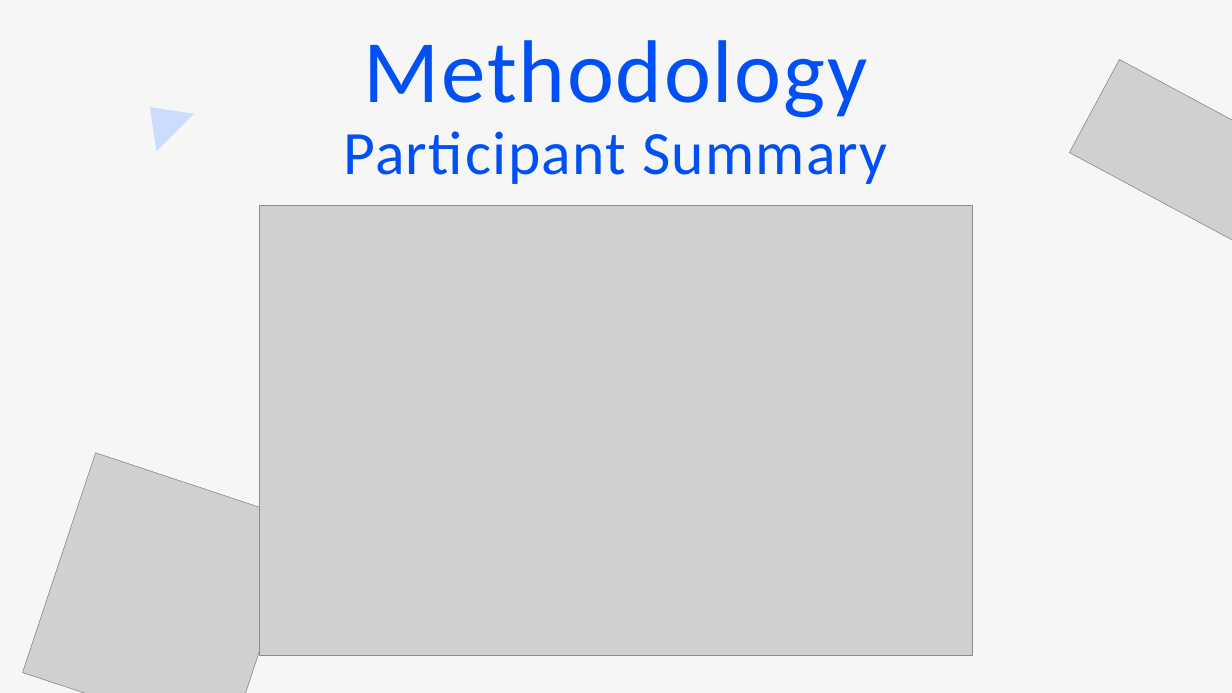
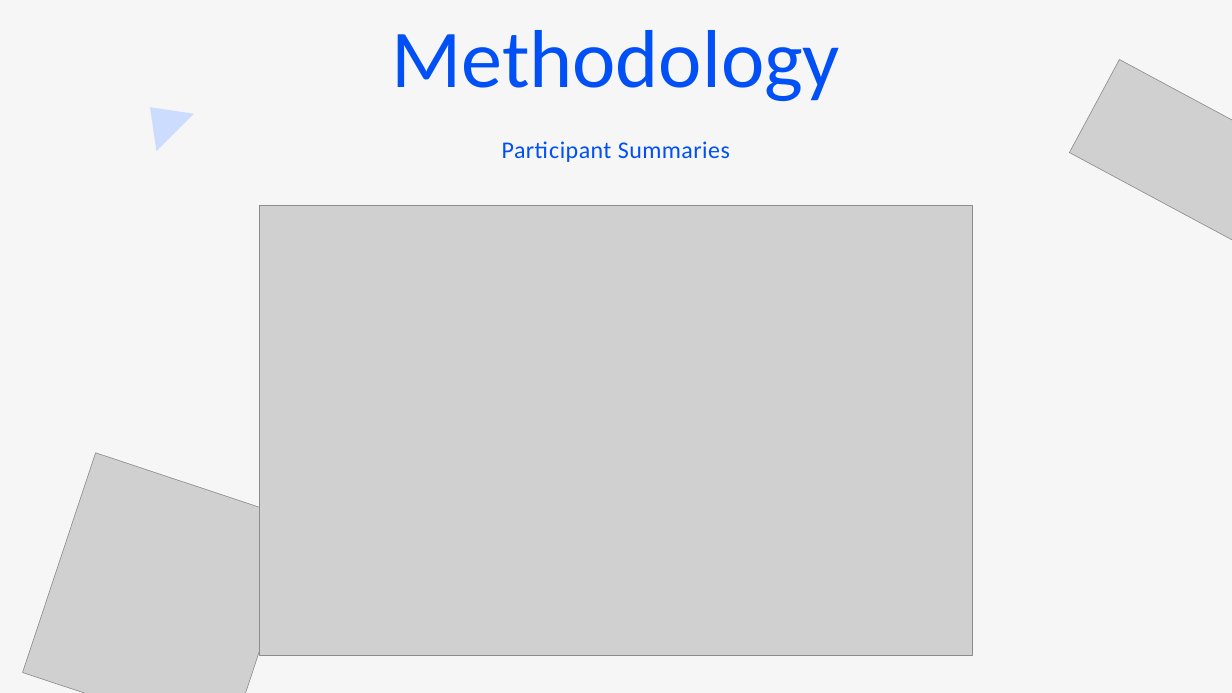
Before and after one commit to sajwanlava/ENGR489, a slide deck: slide 6 of Presentation/Why do Programmers Do What They Do_.pptx. Drawn at 1232x693 pixels with LibreOffice and Linux fonts; fonts in the diff are those of the drawing; grey boxes stand for pictures. Boxes give left, top, right and bottom in pixels: in the first picture for what was removed or moved away, otherwise in the second. Text is boxed around its words. In the diff, an @@ line names an element or a change of style, - is before the commit and + after.

```diff
--- a/Presentation/Why do Programmers Do What They Do_.pptx
+++ b/Presentation/Why do Programmers Do What They Do_.pptx
@@ text "Methodology": place and size @@
-text "Methodology" at [364, 40, 867, 118]
+text "Methodology" at [391, 30, 840, 101]
@@ text "Methodology" at [391, 30, 840, 101]: size 104 to 96 pt, letter spacing 2.1 to 0 pt; line spacing 145.6pt to 105.6pt @@
@@ text at [502, 141, 730, 162]: text changed; size 72 to 28 pt @@
-Participant Summary
+Participant Summaries
```
Also in this commit, not shown: 4 other slides changed, 1 other file.
